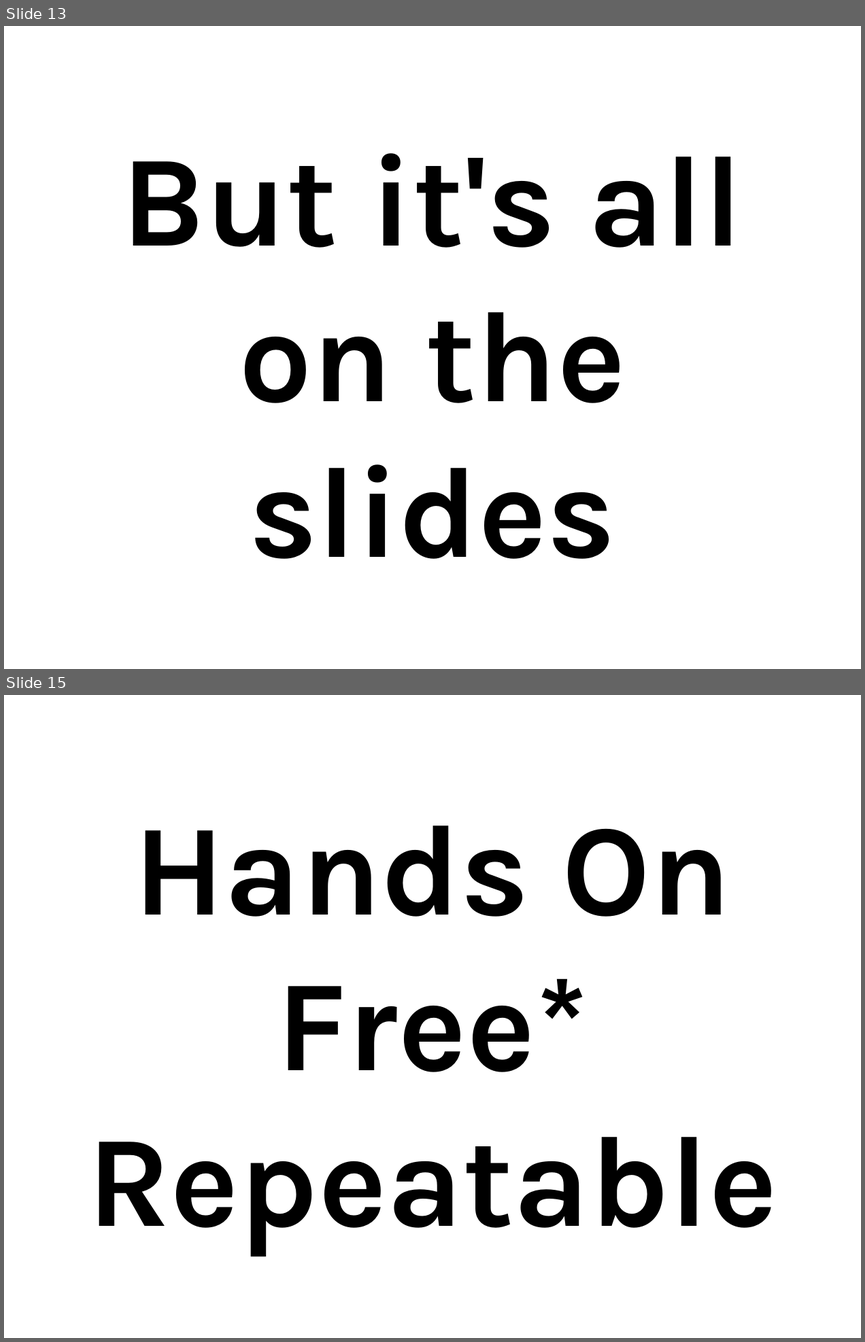
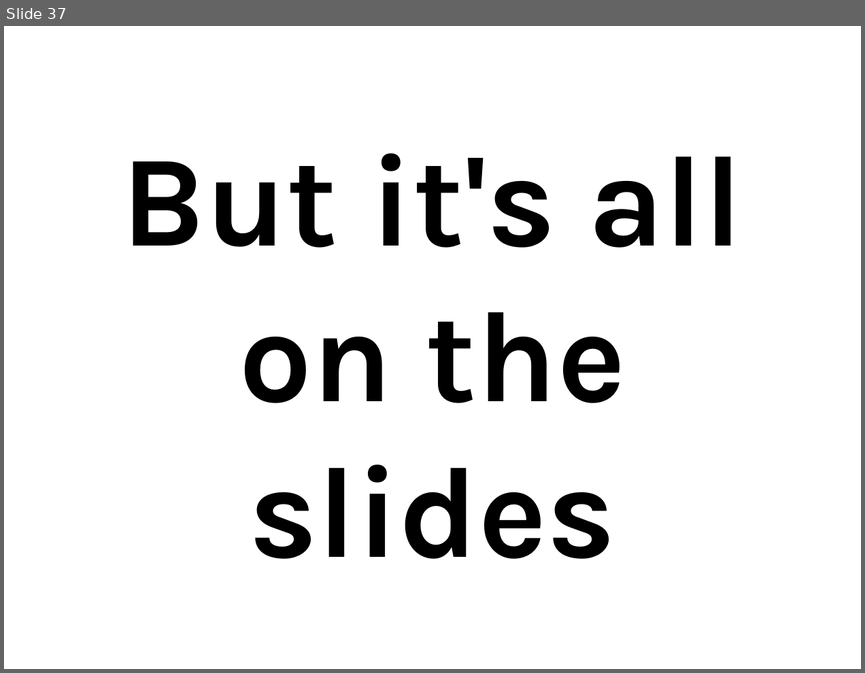
Before and after one commit to thewoolleyman/ci_for_the_rails_guy_or_gal, a slide deck: presentation/ci_for_the_web_2.0_guy_or_gal.odp. Shown one above the other, each under a label of ours: slides 13 and 15 before the commit, slide 37 after it; the slides between them are not shown. The pictures are 865x1342 and 865x673 pixels, drawn with LibreOffice and Linux fonts; fonts in the diff are those of the drawing. Boxes give left, top, right and bottom in pixels: in the first picture for what was removed or moved away, otherwise in the second. Text is boxed around its words. In the diff, an @@ line names an element or a change of style, - is before the commit and + after.

```diff
--- a/presentation/ci_for_the_web_2.0_guy_or_gal.odp
+++ b/presentation/ci_for_the_web_2.0_guy_or_gal.odp
@@ slide 15 removed at (4,695,861,1338), background #FFFFFF @@
@@ title removed at (87,826,777,1256) @@
-Hands On
-Free*
-Repeatable
@@ what was slide 13 is now slide 37 @@
```
Also in this commit, not shown: 26 slides changed, 9 slides added, 1 other slide removed.
